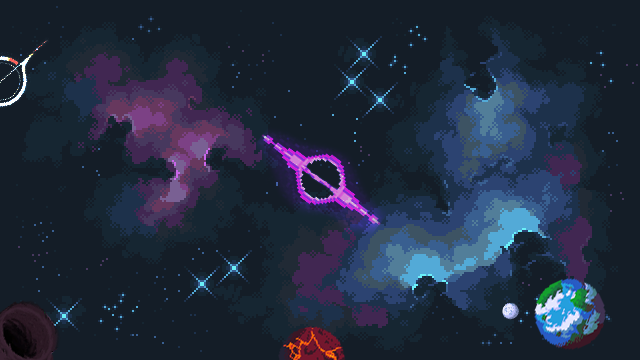
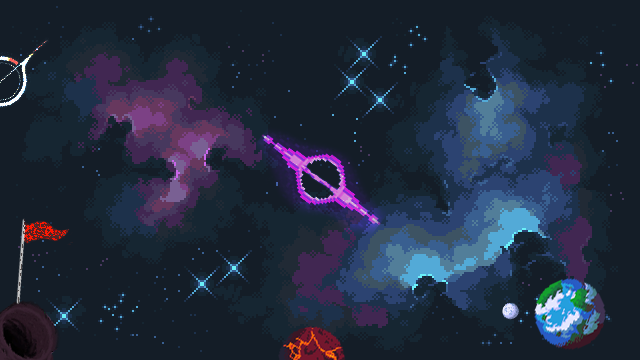
Revision of a layered w=640, h=360 image; what changed, layer by layer:
added layer "Layer 1" above "Layer 0" over (16, 218, 73, 305)
